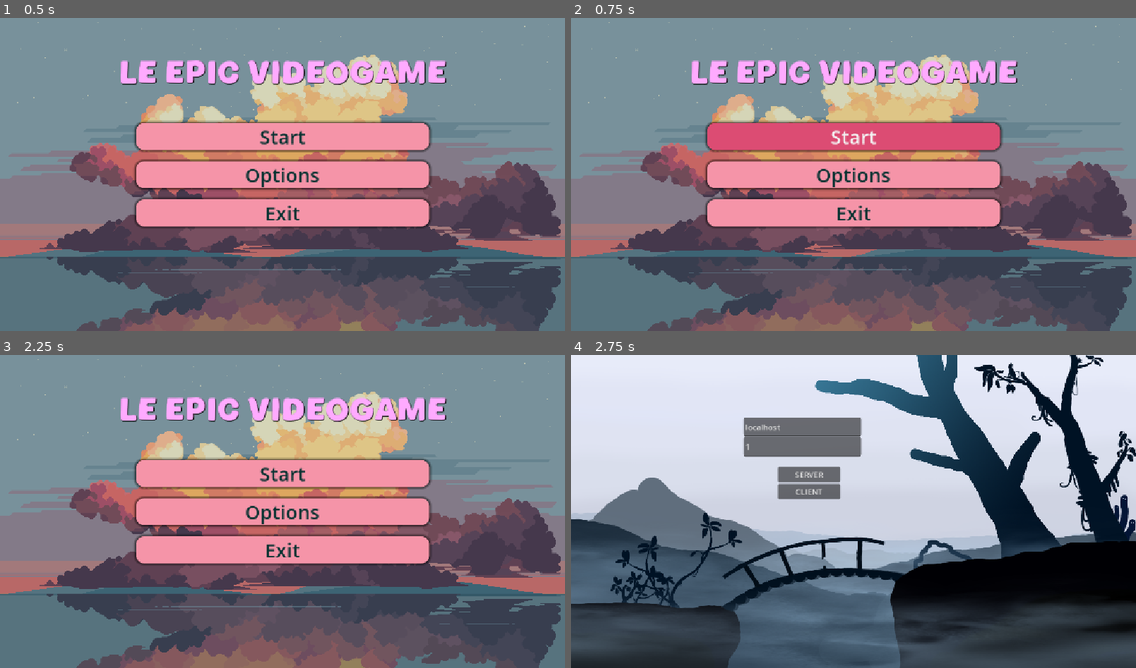
Above: before the commit, frames 1-4 (two rows, left to right).
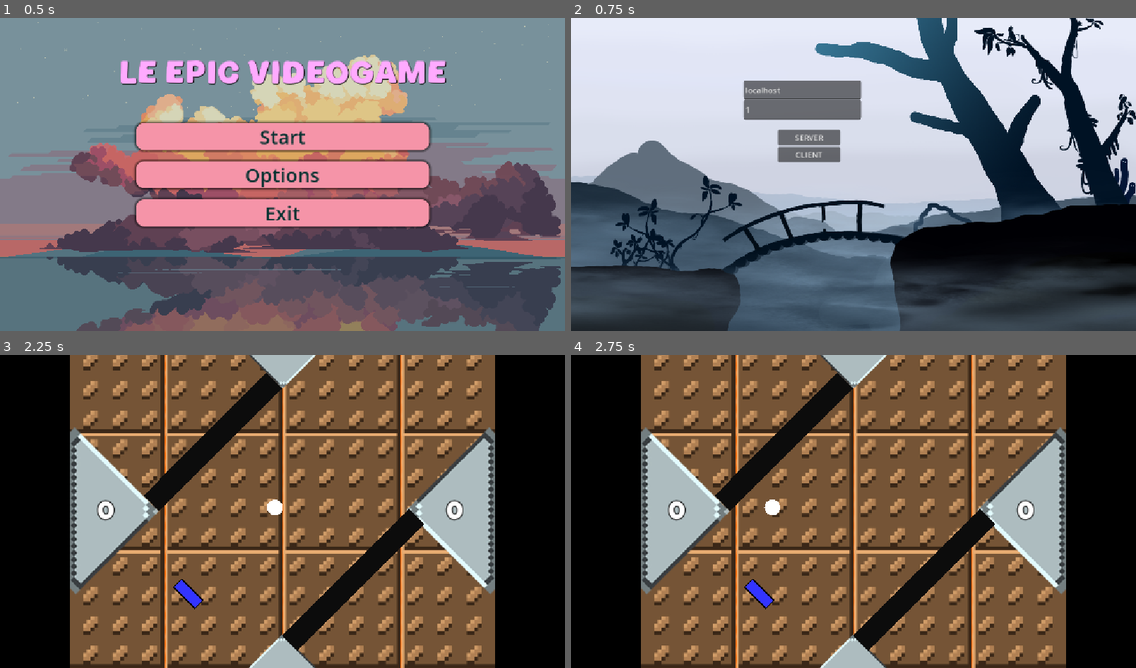
Above: after the commit, the same moments.

Repository: OskarSJ1337/GodotGame
Game: Godot game, scene res://scenes/menus/main_menu.tscn
Same seed, same stepped clock (60 frames per second), same inputs: the game is played once before the commit and once after it.
Inputs (mouse positions are in pixels of both pictures, inside the frame that each line leads up to):
- Up to frame 1 (0.5 s): no input
- Up to frame 2 (0.75 s): click "Start" at 0.5 s
- Up to frame 3 (2.25 s): click (282, 473) at 1.25 s, where only the run before the commit has a clickable "Start"; click (237, 492) at 2 s, where only the run after the commit has a clickable "CLIENT"
- Up to frame 4 (2.75 s): no input

Frame 1 is identical in both runs. In frame 2, 95% of the frame differs, in the area x 0-100%, y 0-100%; in frame 3, 99%; in frame 4, 96%.
Error before the commit: Cannot call method 'change_scene_to_packed' on a null value. (res://scripts/systems/changeScene.gd:15)

Commit message:
fixed sound levels and delay

Diff:
--- a/scenes/other/ui_sounds.tscn
+++ b/scenes/other/ui_sounds.tscn
@@ -9,6 +9,8 @@
 
 [node name="Click" type="AudioStreamPlayer" parent="." unique_id=1527918328]
 stream = ExtResource("2_5da6d")
+volume_db = -8.0
 
 [node name="Hover" type="AudioStreamPlayer" parent="." unique_id=349323632]
 stream = ExtResource("3_w7b15")
+volume_db = -5.0
--- a/scripts/systems/changeScene.gd
+++ b/scripts/systems/changeScene.gd
@@ -11,5 +11,4 @@
 func _pressed() -> void:
 	UiSounds.click.play()
 	if next_scene:
-		await UiSounds.click.finished
 		get_tree().change_scene_to_packed(next_scene)
